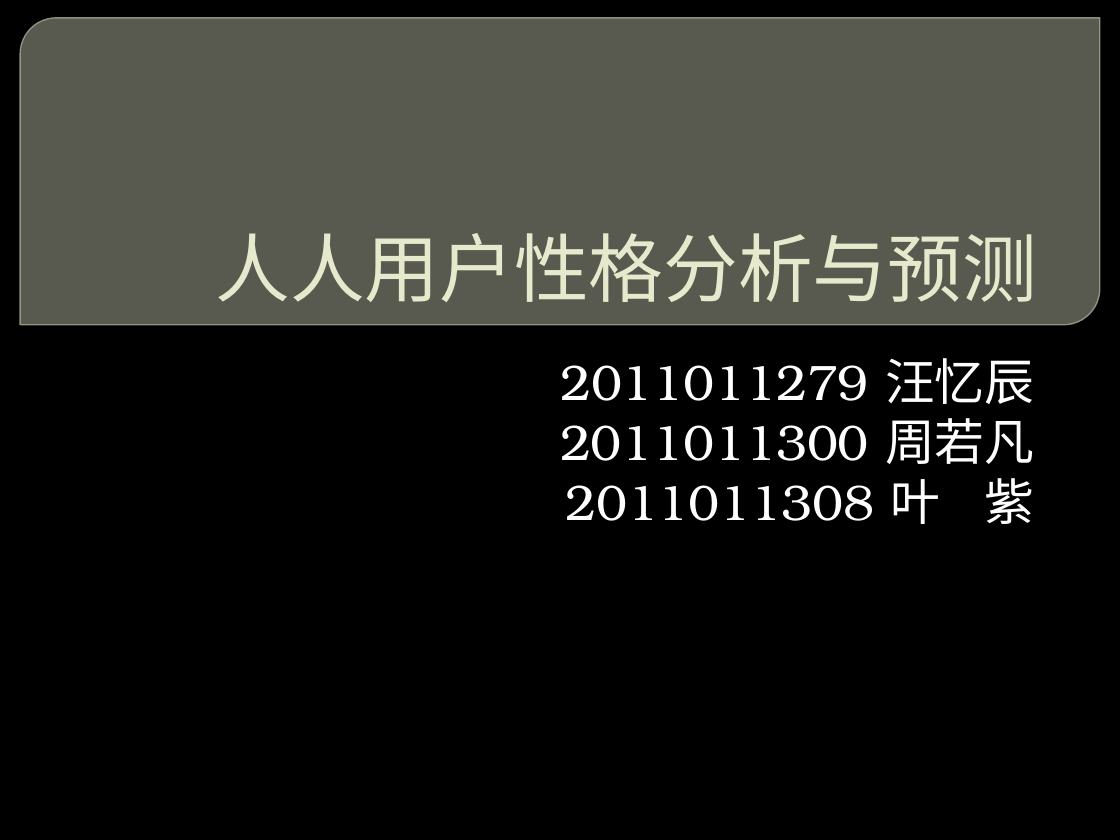
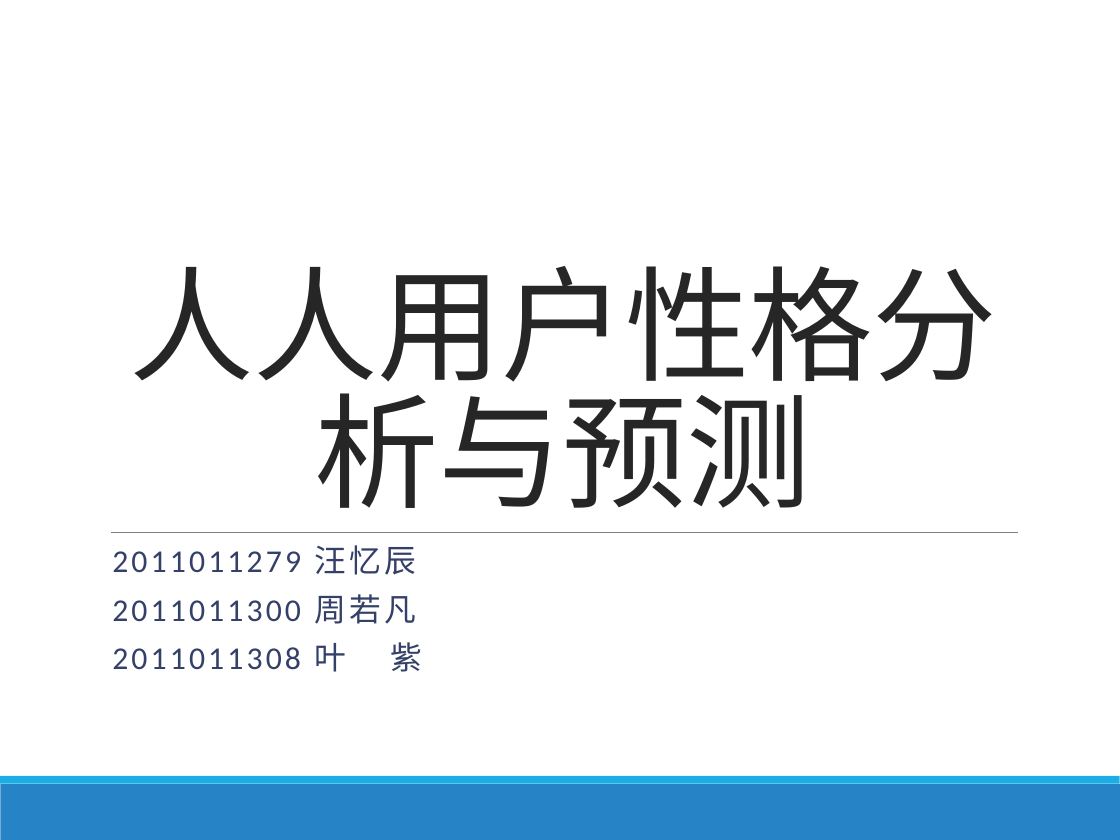
Before and after one commit to east-before-dawn/srt, a slide deck: slide 1 of slides.pptx. Drawn at 1120x840 pixels with LibreOffice and Linux fonts; fonts in the diff are those of the drawing; background and template pictures are left out. Boxes give left, top, right and bottom in pixels: in the first picture for what was removed or moved away, otherwise in the second. Text is boxed around its words. In the diff, an @@ line names an element or a change of style, - is before the commit and + after.

```diff
--- a/slides.pptx
+++ b/slides.pptx
@@ background picture (left out) to #FFFFFF @@
@@ round diag rect removed at box(20, 18, 1100, 325) @@
@@ title "人人用户性格分析与预测": place and size @@
-title "人人用户性格分析与预测" at box(216, 233, 1037, 302)
+title "人人用户性格分析与预测" at box(129, 266, 996, 508)
@@ title "人人用户性格分析与预测" at box(129, 266, 996, 508): size 48 to 80 pt, font TeX Gyre Bonum to Noto Sans CJK SC, text colour #E7EACB to #262626, letter spacing 0 to -0.5 pt; alignment right to centre; line spacing 1 to 0.85 @@
@@ line added from (111, 532) to (1018, 532), #808080 0.5 pt @@
@@ subtitle "2011011279 汪忆辰": place and size @@
-subtitle "2011011279 汪忆辰" at box(560, 358, 1035, 524)
+subtitle "2011011279 汪忆辰" at box(112, 545, 422, 672)
@@ subtitle "2011011279 汪忆辰" at box(112, 545, 422, 672): size 32 to 20.4 pt, font TeX Gyre Bonum to Calibri, text colour #FFFFFF to #344068, letter spacing 0 to 2 pt; alignment right to left; line spacing 1 to 0.7; more space between paragraphs @@
@@ rectangle added at box(0, 776, 1120, 784), fill #1CADE4 @@
@@ rectangle added at box(0, 784, 1120, 840), fill #2683C6 @@
```
Also in this commit, not shown: 12 other slides changed, 10 slides added, 5 slides removed.
